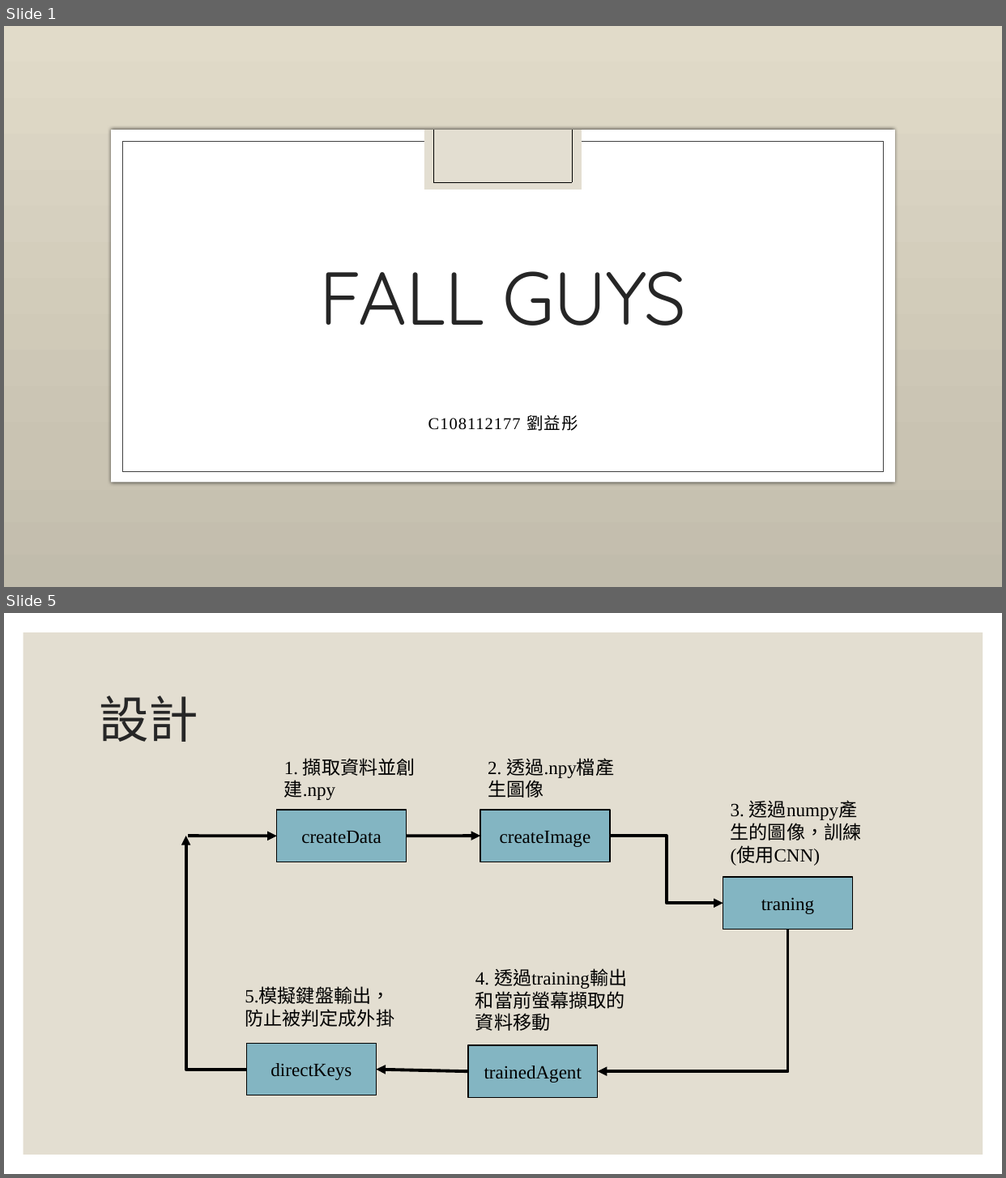
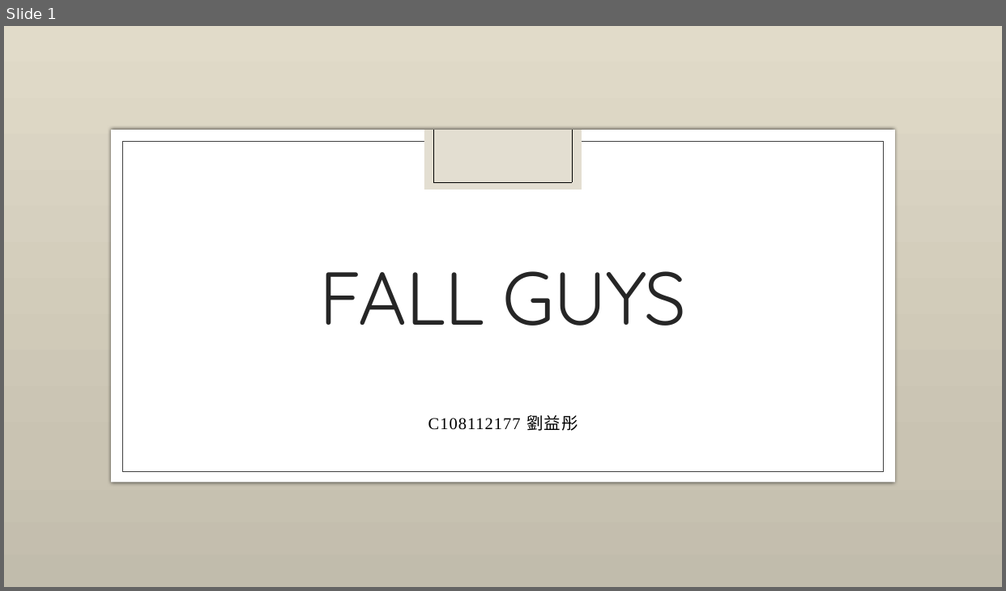
Before and after one commit to San-Zero/ML_homework, a slide deck: Fall-guys-ML.pptx. Shown one above the other, each under a label of ours: slides 1 and 5 before the commit, slide 1 after it; the slides between them are not shown. The pictures are 1006x1178 and 1006x591 pixels, drawn with LibreOffice and Linux fonts; fonts in the diff are those of the drawing; background and template pictures are left out. Boxes give left, top, right and bottom in pixels: in the first picture for what was removed or moved away, otherwise in the second. Text is boxed around its words. In the diff, an @@ line names an element or a change of style, - is before the commit and + after.

```diff
--- a/Fall-guys-ML.pptx
+++ b/Fall-guys-ML.pptx
@@ slide 5 removed at [4, 613, 1002, 1174], background #FFFFFF @@
@@ rectangle removed at [23, 632, 983, 1155] @@
@@ title removed at [99, 696, 198, 742] @@
-設計
@@ group removed at [186, 758, 862, 1098]: 5 rectangles, 5 texts, 3 arrows, 3 elbow arrows @@
-createData
-1. 擷取資料並創建.npy
-createImage
-2. 透過.npy檔產生圖像
-traning
-3. 透過numpy產生的圖像，訓練(使用CNN)
-trainedAgent
-4. 透過training輸出和當前螢幕擷取的資料移動
-directKeys
-5.模擬鍵盤輸出，防止被判定成外掛
```
Also in this commit, not shown: 3 slides changed, 9 slides added, 2 other slides removed.
